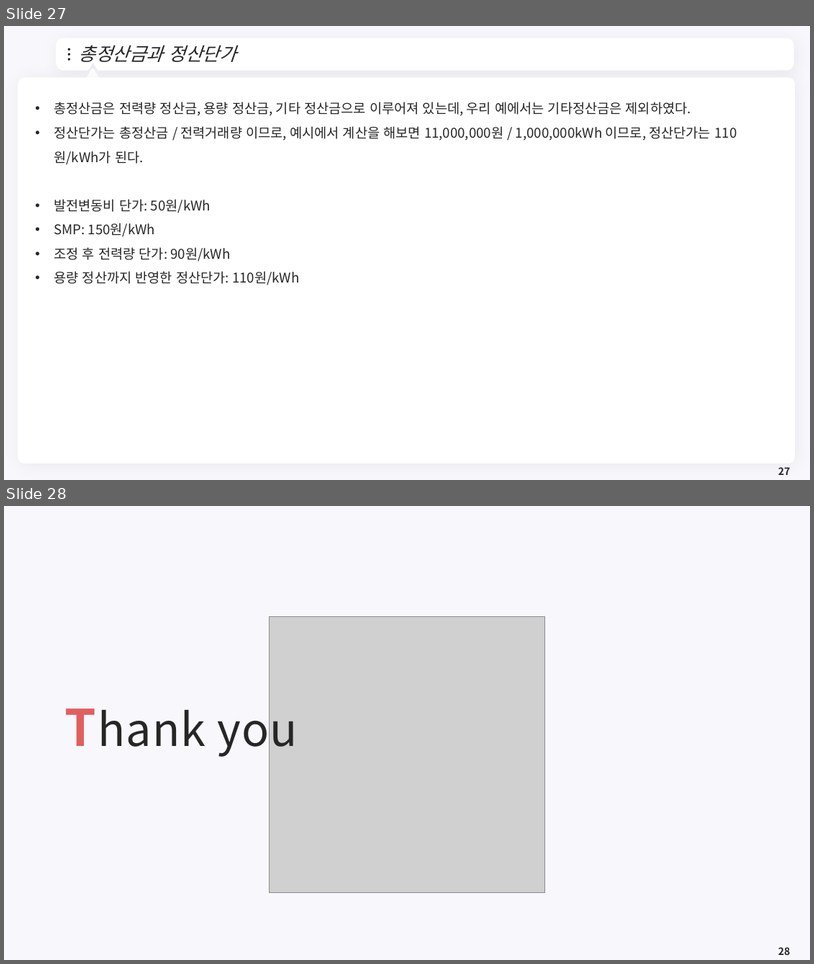
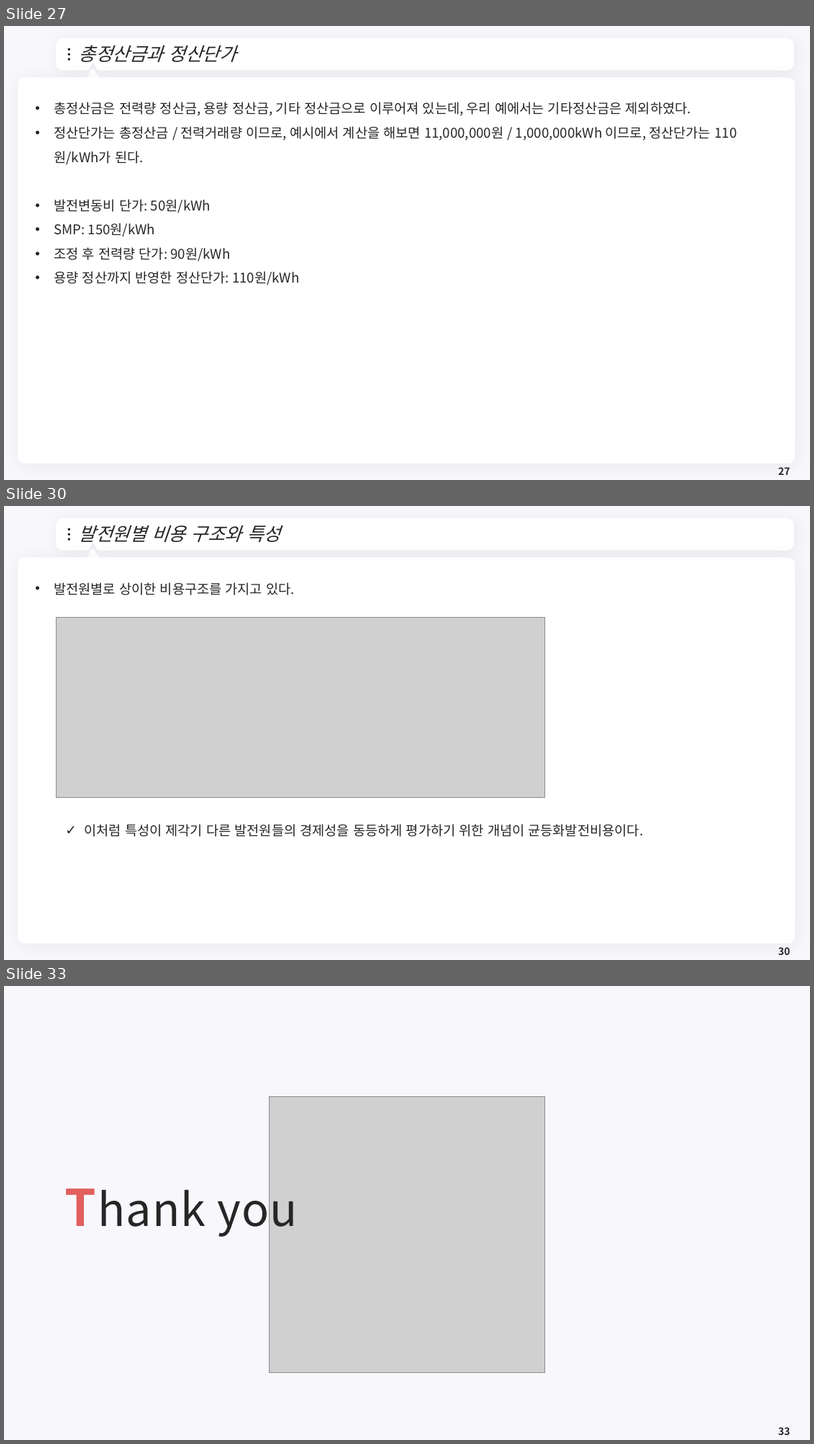
Before and after one commit to meandthey/Teaching, a slide deck: 에너지경제학/자원에너지경제학_Chapter_8 (전력시장).pptx. Shown one above the other, each under a label of ours: slides 27 and 28 before the commit, slides 27, 30 and 33 after it; the slides between them are not shown. The pictures are 814x964 and 814x1444 pixels, drawn with LibreOffice and Linux fonts; fonts in the diff are those of the drawing; grey boxes stand for pictures; background and template pictures are left out. Boxes give left, top, right and bottom in pixels: in the first picture for what was removed or moved away, otherwise in the second. Text is boxed around its words. In the diff, an @@ line names an element or a change of style, - is before the commit and + after.

```diff
--- a/에너지경제학/자원에너지경제학_Chapter_8 (전력시장).pptx
+++ b/에너지경제학/자원에너지경제학_Chapter_8 (전력시장).pptx
@@ slide 30 added at [4,506,810,960], background #F8F7FC; not listed: 7 template elements that a slide beside it also shows @@
@@ title added at [79,525,280,542], 22 pt, text #262626, italic @@
+발전원별 비용 구조와 특성
@@ text added at [54,582,644,836], 16 pt, text #262626 @@
+• 발전원별로 상이한 비용구조를 가지고 있다.
+  ✓ 이처럼 특성이 제각기 다른 발전원들의 경제성을 동등하게 평가하기 위한 개념이 균등화발전비용이다.
@@ picture added at [56,618,545,798] @@
@@ page number added at [779,947,790,955], 12 pt, text #262626, bold @@
+30
@@ what was slide 28 is now slide 33 @@
@@ page number at [779,1427,790,1435]: text changed @@
-28
+33
```
Also in this commit, not shown: 4 other slides added, 3 slides removed, 5 other files.
